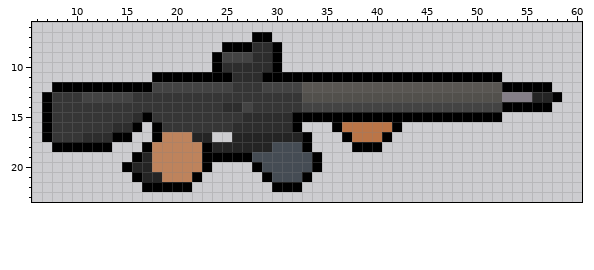
Pixel-art sprite, stored at Assets/DMR_wHands.png. That is the earlier state.
The file is 256x128 pixels, drawn in blocks of 4x4; one block is one cell here. Colours within 5 levels of each other are drawn and written as one. Shown: x 6..60, y 6..23.
New version:
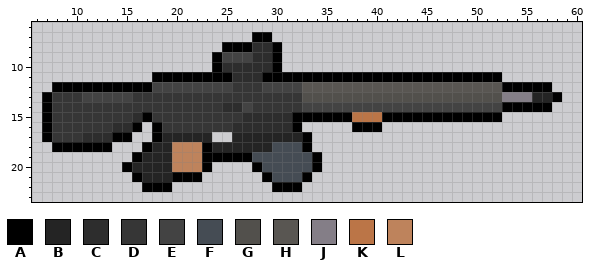
Palette (. is transparent): A #000000  B #242424  C #2d2d2d  D #363636  E #434343  F #454c54  G #52504c  H #595652  J #847e87  K #bb7547  L #be835c
The exact change:
y 15: x 38..40 AAA -> KKK
y 16: x 36..42 AKKKKKA -> ..AAA..
y 17: x 19..21 LLL -> BBB; x 37..41 AKKKA -> .....
y 18: x 18..19 LL -> BB; x 38..40 AAA -> ...
y 19..20: x 18..19 LL -> BB
y 21: x 19..21 LLL -> BAA
y 22: x 20..21 AA -> ..
